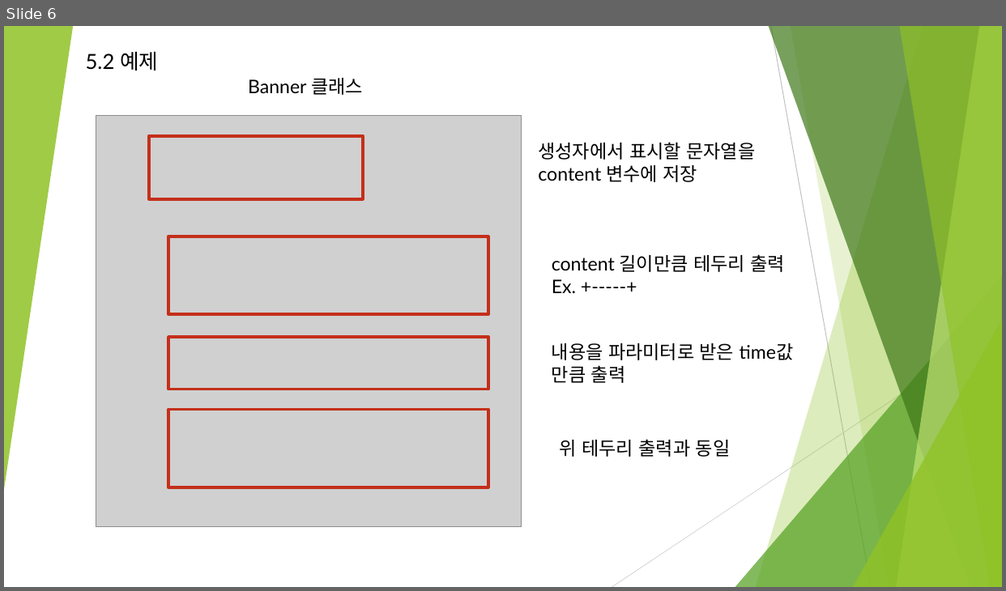
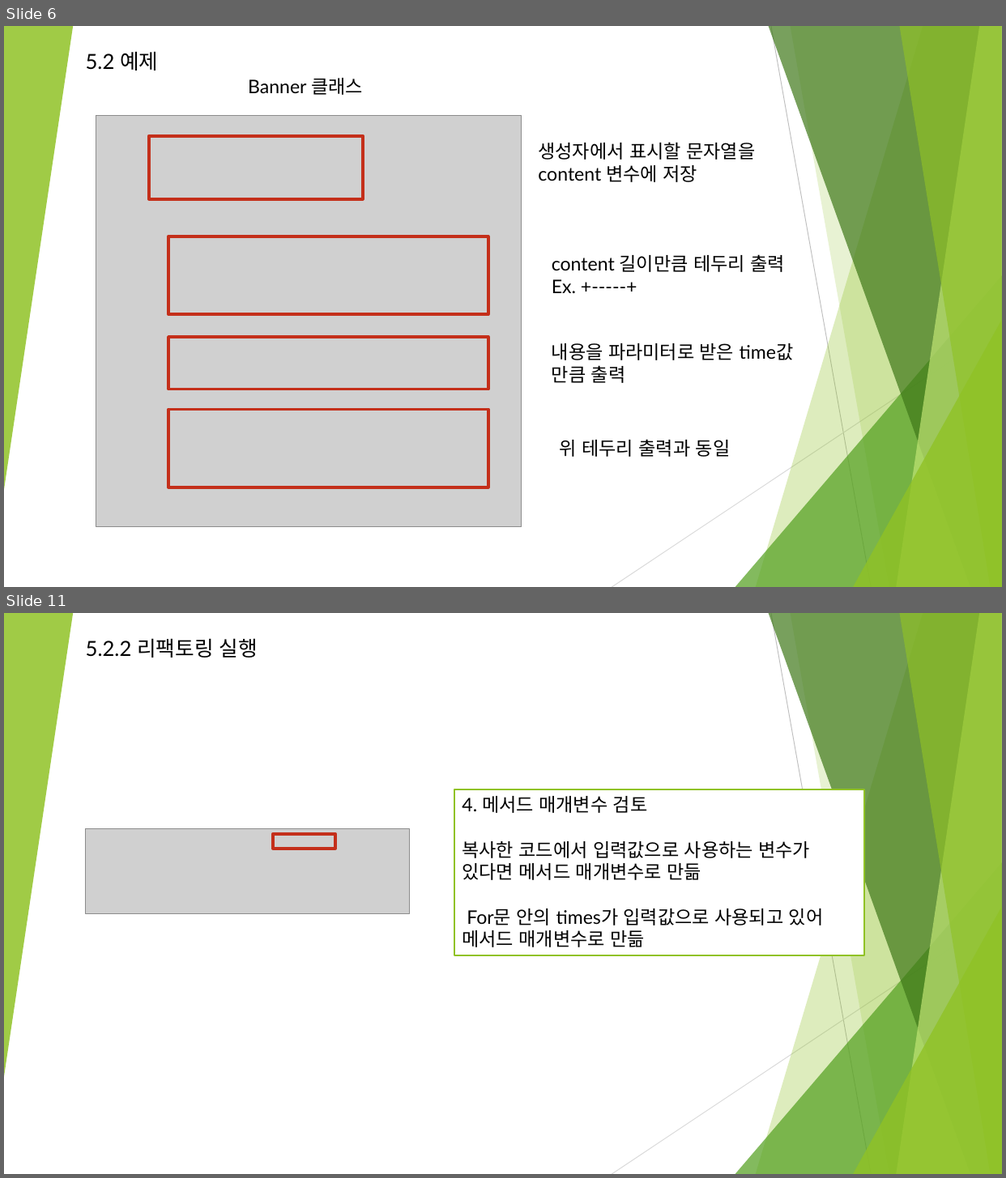
Before and after one commit to kim-seungmin/refactoringStudy, a slide deck: 리펙토링.pptx. Shown one above the other, each under a label of ours: slide 6 before the commit, slides 6 and 11 after it; the slides between them are not shown. The pictures are 1006x591 and 1006x1178 pixels, drawn with LibreOffice and Linux fonts; fonts in the diff are those of the drawing; grey boxes stand for pictures. Boxes give left, top, right and bottom in pixels: in the first picture for what was removed or moved away, otherwise in the second. Text is boxed around its words. In the diff, an @@ line names an element or a change of style, - is before the commit and + after.

```diff
--- a/리펙토링.pptx
+++ b/리펙토링.pptx
@@ slide 11 added at (4, 613, 1002, 1174), background #FFFFFF; not listed: 10 template elements that a slide beside it also shows @@
@@ text added at (86, 638, 258, 658), 20 pt, text #000000 @@
+5.2.2 리팩토링 실행
@@ rectangle added at (454, 790, 864, 956), fill #FFFFFF, outline #90C226 1.5 pt, 18 pt, text #000000 @@
+4. 메서드 매개변수 검토
+복사한 코드에서 입력값으로 사용하는 변수가 있다면 메서드 매개변수로 만듦
+For문 안의 times가 입력값으로 사용되고 있어 메서드 매개변수로 만듦
@@ picture added at (86, 829, 409, 914) @@
@@ rectangle added at (273, 834, 335, 848), outline #C42F1A 3 pt @@
```
Also in this commit, not shown: 6 slides changed, 15 other slides added, 4 slides removed.
